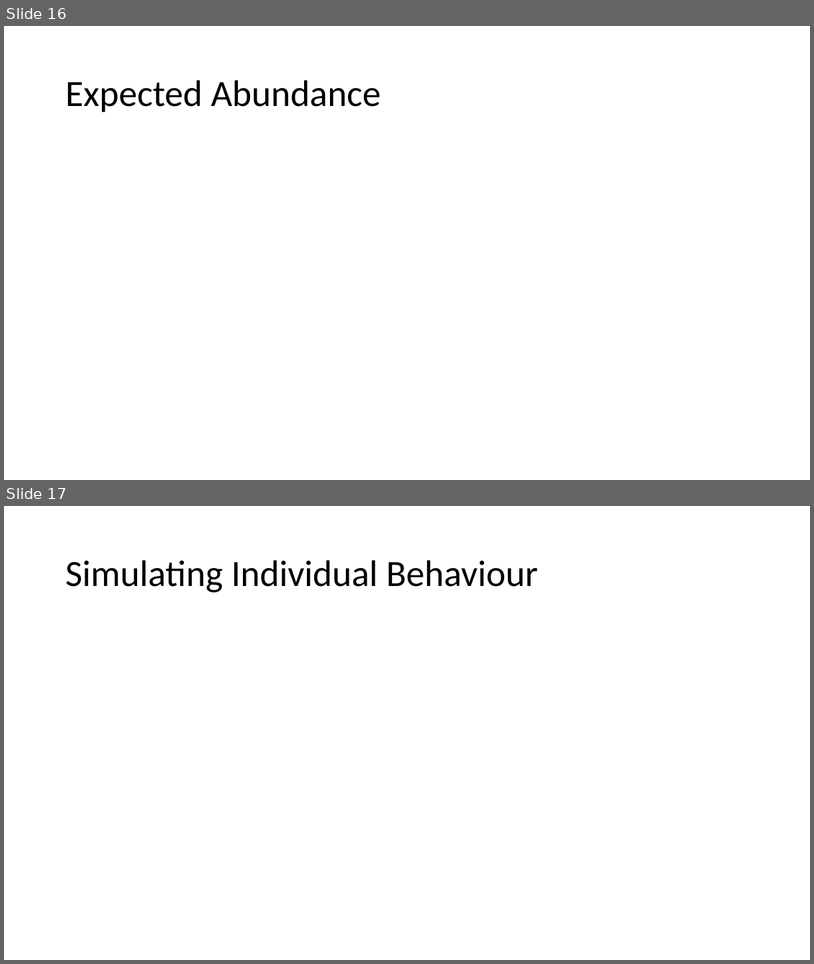
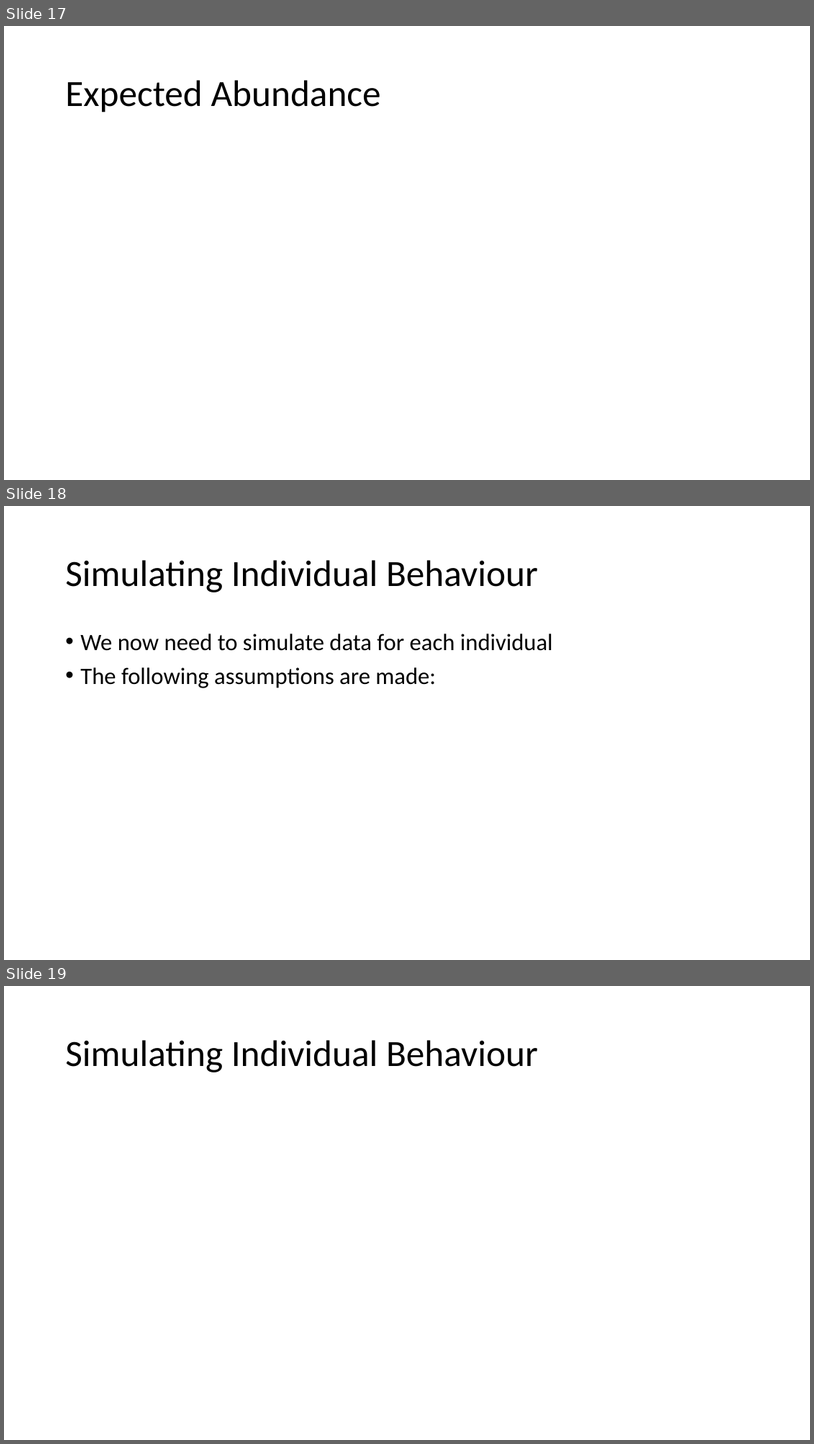
Before and after one commit to thomasmcf/dissertation, a slide deck: presentation.pptx. Shown one above the other, each under a label of ours: slides 16 and 17 before the commit, slides 17, 18 and 19 after it. The pictures are 814x964 and 814x1444 pixels, drawn with LibreOffice and Linux fonts; fonts in the diff are those of the drawing; grey boxes stand for pictures. Boxes give left, top, right and bottom in pixels: in the first picture for what was removed or moved away, otherwise in the second. Text is boxed around its words. In the diff, an @@ line names an element or a change of style, - is before the commit and + after.

```diff
--- a/presentation.pptx
+++ b/presentation.pptx
@@ slide 18 added at (4,506,810,960), background #FFFFFF @@
@@ title added at (65,560,538,592), 44 pt, text #000000 @@
+Simulating Individual Behaviour
@@ text added at (80,633,553,688), 28 pt, text #000000 @@
+• We now need to simulate data for each individual
+• The following assumptions are made:
@@ what was slide 16 is now slide 17 @@
@@ what was slide 17 is now slide 19 @@
```
Also in this commit, not shown: 3 slides changed, 3 other slides added, 1 other file.
